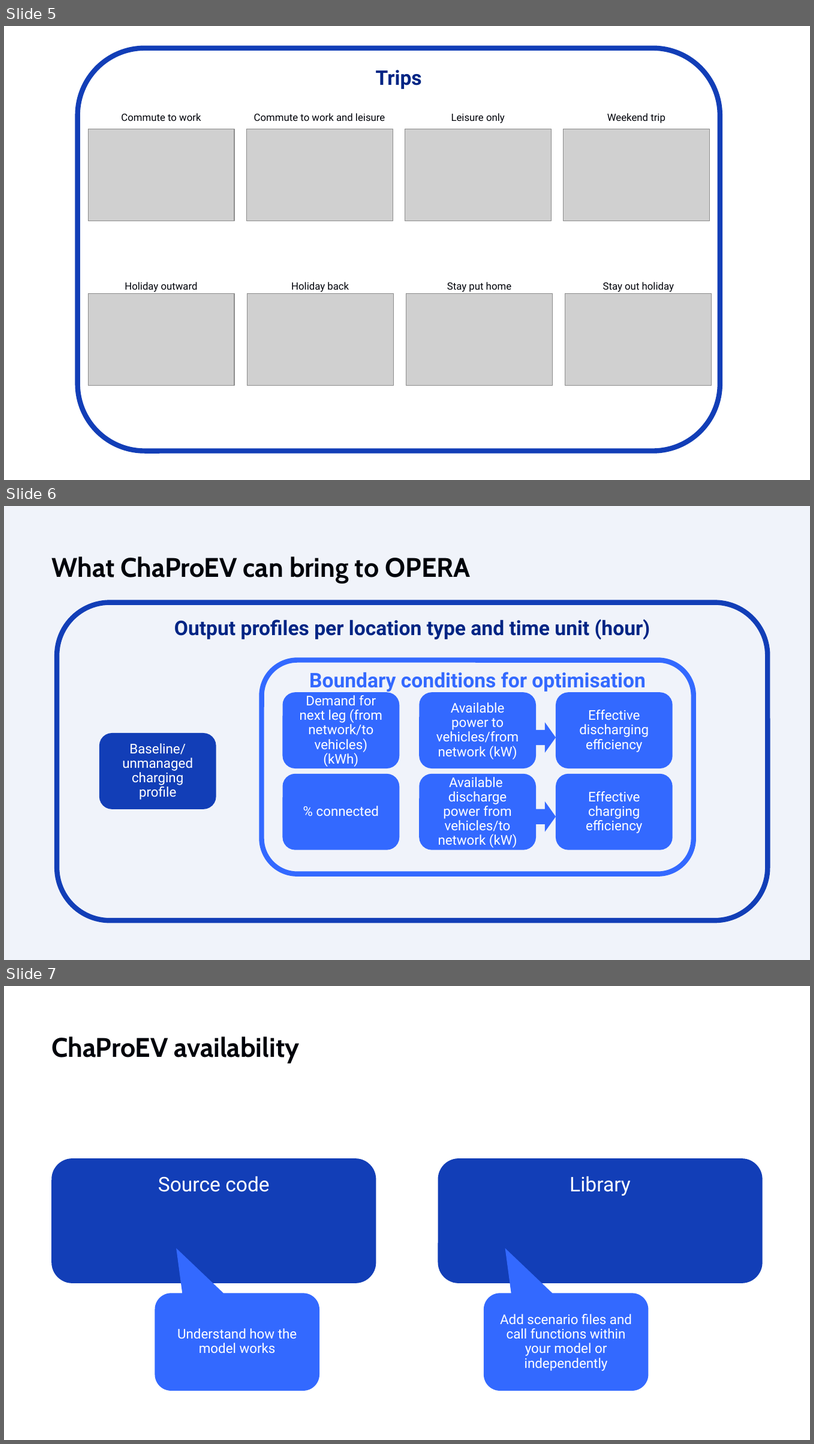
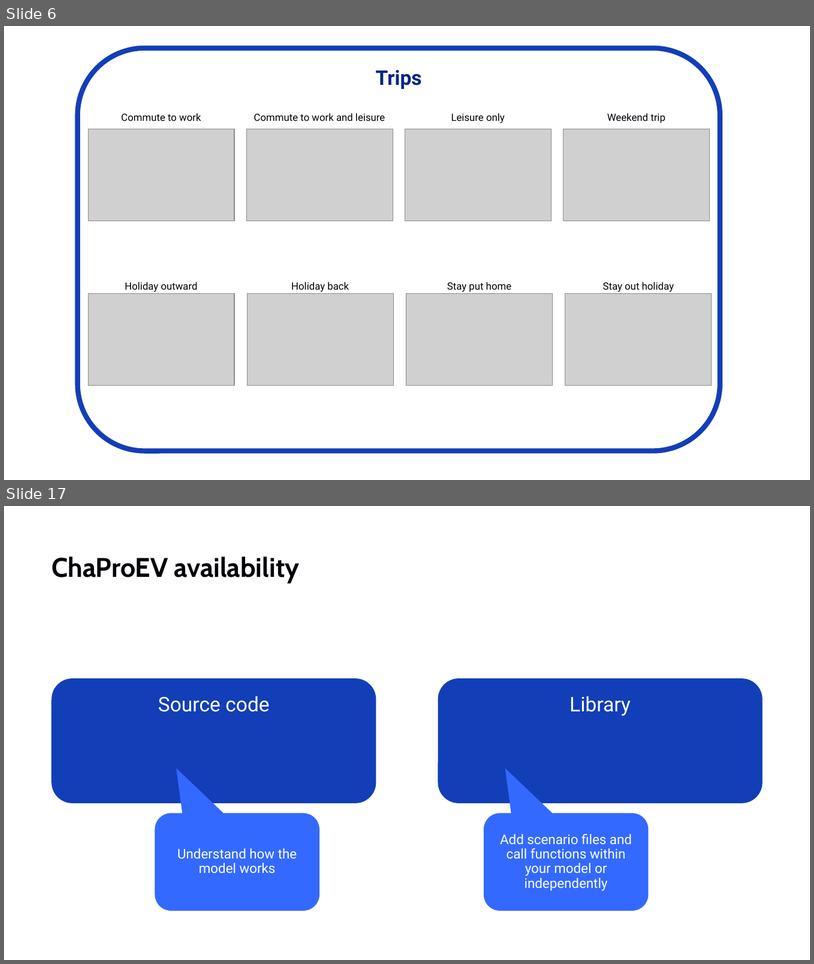
Before and after one commit to TNO/ChaProEV, a slide deck: ChaProEV.pptx. Shown one above the other, each under a label of ours: slides 5, 6 and 7 before the commit, slides 6 and 17 after it; the slides between them are not shown. The pictures are 814x1444 and 814x964 pixels, drawn with LibreOffice and Linux fonts; fonts in the diff are those of the drawing; grey boxes stand for pictures; background and template pictures are left out. Boxes give left, top, right and bottom in pixels: in the first picture for what was removed or moved away, otherwise in the second. Text is boxed around its words. In the diff, an @@ line names an element or a change of style, - is before the commit and + after.

```diff
--- a/ChaProEV.pptx
+++ b/ChaProEV.pptx
@@ slide 6 removed at box(4, 506, 810, 960), background #F0F3FA @@
@@ title removed at box(51, 556, 471, 583) @@
-What ChaProEV can bring to OPERA
@@ rounded rectangle removed at box(57, 602, 768, 920) @@
-Output profiles per location type and time unit (hour)
@@ rounded rectangle removed at box(262, 660, 694, 874) @@
-Boundary conditions for optimisation
@@ group removed at box(283, 693, 673, 850): 6 rounded rectangles @@
-Demand for next leg (from network/to vehicles) (kWh)
-% connected
-Available power to vehicles/from network (kW)
-Available discharge power from vehicles/to network (kW)
-Effective charging efficiency
-Effective discharging efficiency
@@ rounded rectangle removed at box(99, 733, 216, 809) @@
-Baseline/ unmanaged charging profile
@@ right arrow removed at box(534, 722, 557, 752) @@
@@ right arrow removed at box(534, 801, 557, 831) @@
@@ what was slide 5 is now slide 6 @@
@@ what was slide 7 is now slide 17 @@
```
Also in this commit, not shown: 12 slides added, 33 other slides removed, 4 other files.
